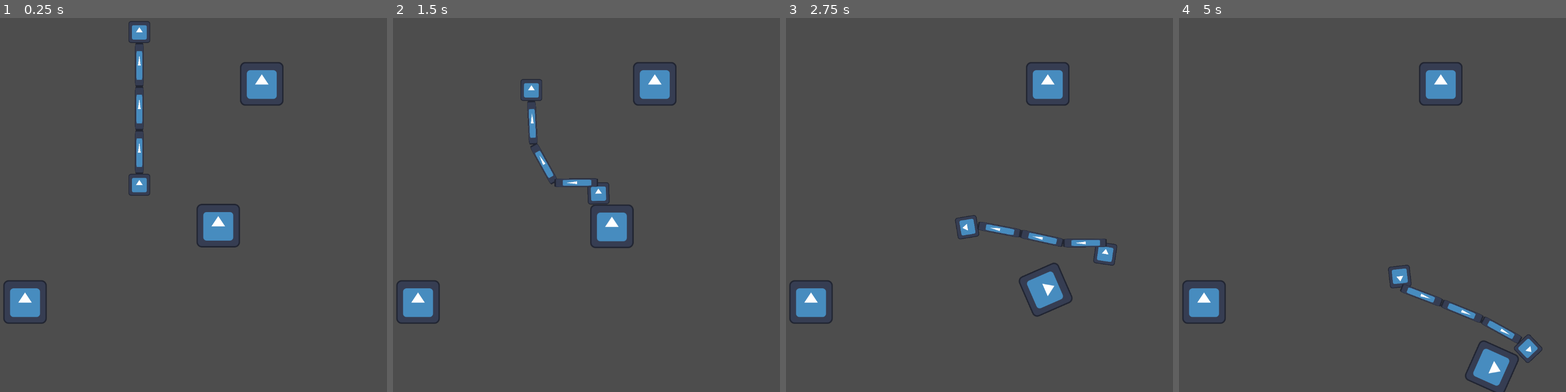
Above: before the commit, frames 1-4 (left to right).
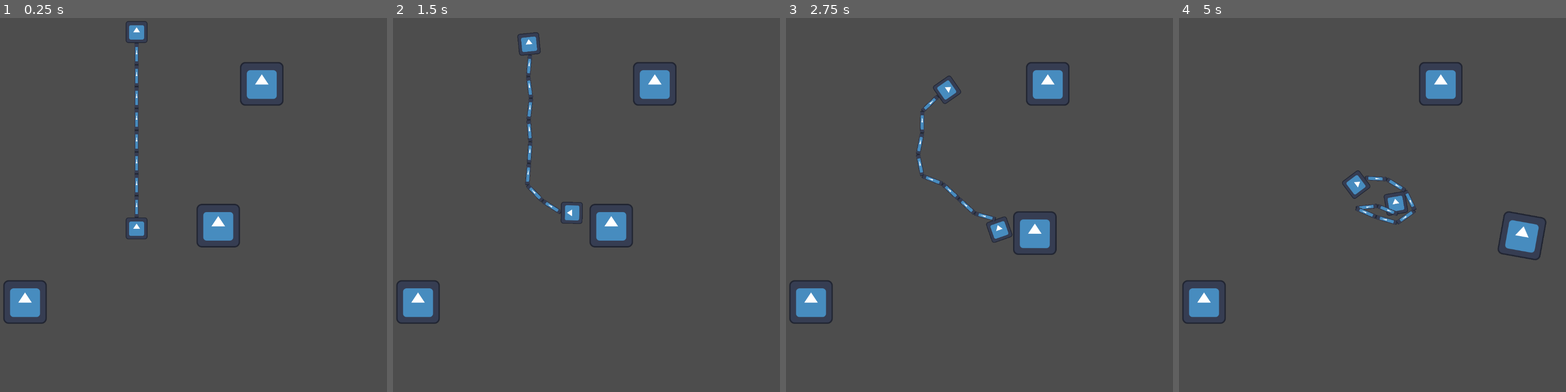
Above: after the commit, the same moments.

Repository: soursplit/MRUHacks2025
Game: Godot game, scene res://Hehehe.tscn
Two runs of this game, one before a commit and one after it. Both use one fixed random seed, a clock stepped at 60 frames per second and the inputs below. The engine's default icon, where the game draws it, is replaced by a stand-in: a white triangle on a blue panel in a dark square.
Inputs:
- Up to frame 1 (0.25 s): no input
- Up to frame 2 (1.5 s): tap Enter at 0.5 s; hold D (P1 Right) 0.53-1.28 s; hold Down (P2 Down) 0.53-1.28 s; hold S (P1 Down) from 1.28 s (still down); tap Left (P2 Left) at 1.35 s
- Up to frame 3 (2.75 s): release S (P1 Down) at 2.03 s; hold D (P1 Right) from 2.03 s (still down); hold Right (P2 Right) from 2.03 s (still down)
- Up to frame 4 (5 s): release D (P1 Right) at 2.78 s; release Right (P2 Right) at 2.78 s; hold W (P1 Up) 2.78-3.53 s; tap Up (P2 Up) at 2.85 s; hold Down (P2 Down) 3.53-4.28 s; hold A (P1 Left) from 3.53 s (still down); tap Left (P2 Left) at 4.35 s

The runs differ from the first frame. In frame 1, 1.1% of the frame differs, in the area x 32-39%, y 0-60%; in frame 2, 1.7%; in frame 3, 2.8%; in frame 4, 3.2%, in the area x 42-95%, y 40-100%.

Commit message:
longer chain

Diff:
--- a/Nelson/Chain.tscn
+++ b/Nelson/Chain.tscn
@@ -3,14 +3,13 @@
 [ext_resource type="Texture2D" uid="uid://ruc84cx52ysv" path="res://icon.svg" id="1_yl11u"]
 
 [sub_resource type="CapsuleShape2D" id="CapsuleShape2D_bnn18"]
-radius = 16.0
-height = 87.45
+radius = 6.0
+height = 44.0
 
 [node name="chainLink" type="RigidBody2D"]
-mass = 0.025
 
 [node name="Sprite2D" type="Sprite2D" parent="."]
-scale = Vector2(0.2, 1)
+scale = Vector2(0.1, 0.5)
 texture = ExtResource("1_yl11u")
 
 [node name="CollisionShape2D" type="CollisionShape2D" parent="."]
--- a/Nelson/Hehehe.tscn
+++ b/Nelson/Hehehe.tscn
@@ -12,45 +12,87 @@
 [node name="Hehehe" type="Node2D"]
 
 [node name="rigidBodyPlayer2" parent="." instance=ExtResource("6_71pwu")]
-position = Vector2(424, 536)
+position = Vector2(416, 664)
+mass = 1.0
 
 [node name="rigidBodyPlayer1" parent="." instance=ExtResource("6_71pwu")]
-position = Vector2(424, 88)
+position = Vector2(416, 88)
+mass = 0.733
 script = ExtResource("6_a3twx")
 
 [node name="cainz2" type="Node2D" parent="."]
 position = Vector2(-144, 0)
 
 [node name="PinJoint2D" type="PinJoint2D" parent="cainz2"]
-position = Vector2(568, 512)
+position = Vector2(560, 320)
 node_a = NodePath("../chainLink3")
-node_b = NodePath("../../rigidBodyPlayer2")
+node_b = NodePath("../chainLink4")
 
 [node name="chainLink" parent="cainz2" instance=ExtResource("5_71pwu")]
-position = Vector2(568, 192)
+position = Vector2(560, 160)
 
 [node name="PinJoint2D2" type="PinJoint2D" parent="cainz2"]
-position = Vector2(568, 256)
+position = Vector2(560, 192)
 scale = Vector2(0.368783, 1.25672)
 node_a = NodePath("../chainLink")
 node_b = NodePath("../chainLink2")
 
 [node name="chainLink2" parent="cainz2" instance=ExtResource("5_71pwu")]
-position = Vector2(568, 320)
+position = Vector2(560, 224)
 
 [node name="PinJoint2D3" type="PinJoint2D" parent="cainz2"]
-position = Vector2(568, 384)
+position = Vector2(560, 256)
 scale = Vector2(0.368783, 1.25672)
 node_a = NodePath("../chainLink2")
 node_b = NodePath("../chainLink3")
 
 [node name="chainLink3" parent="cainz2" instance=ExtResource("5_71pwu")]
-position = Vector2(568, 448)
+position = Vector2(560, 288)
 
 [node name="PinJoint2D4" type="PinJoint2D" parent="cainz2"]
-position = Vector2(568, 128)
+position = Vector2(560, 128)
 node_a = NodePath("../../rigidBodyPlayer1")
 node_b = NodePath("../chainLink")
+
+[node name="chainLink4" parent="cainz2" instance=ExtResource("5_71pwu")]
+position = Vector2(560, 352)
+
+[node name="PinJoint2D5" type="PinJoint2D" parent="cainz2"]
+position = Vector2(560, 384)
+node_a = NodePath("../chainLink4")
+node_b = NodePath("../chainLink5")
+
+[node name="chainLink5" parent="cainz2" instance=ExtResource("5_71pwu")]
+position = Vector2(560, 416)
+
+[node name="PinJoint2D6" type="PinJoint2D" parent="cainz2"]
+position = Vector2(560, 448)
+node_a = NodePath("../chainLink5")
+node_b = NodePath("../chainLink6")
+
+[node name="chainLink6" parent="cainz2" instance=ExtResource("5_71pwu")]
+position = Vector2(560, 480)
+
+[node name="PinJoint2D7" type="PinJoint2D" parent="cainz2"]
+position = Vector2(560, 512)
+node_a = NodePath("../chainLink6")
+node_b = NodePath("../chainLink7")
+
+[node name="chainLink7" parent="cainz2" instance=ExtResource("5_71pwu")]
+position = Vector2(560, 544)
+
+[node name="PinJoint2D8" type="PinJoint2D" parent="cainz2"]
+position = Vector2(560, 576)
+node_a = NodePath("../chainLink7")
+node_b = NodePath("../chainLink8")
+
+[node name="chainLink8" parent="cainz2" instance=ExtResource("5_71pwu")]
+position = Vector2(560, 608)
+
+[node name="PinJoint2D9" type="PinJoint2D" parent="cainz2"]
+position = Vector2(560, 640)
+node_a = NodePath("../chainLink8")
+node_b = NodePath("../../rigidBodyPlayer2")
 
 [node name="Block2" parent="." instance=ExtResource("4_bqvgl")]
 position = Vector2(88, 888)
